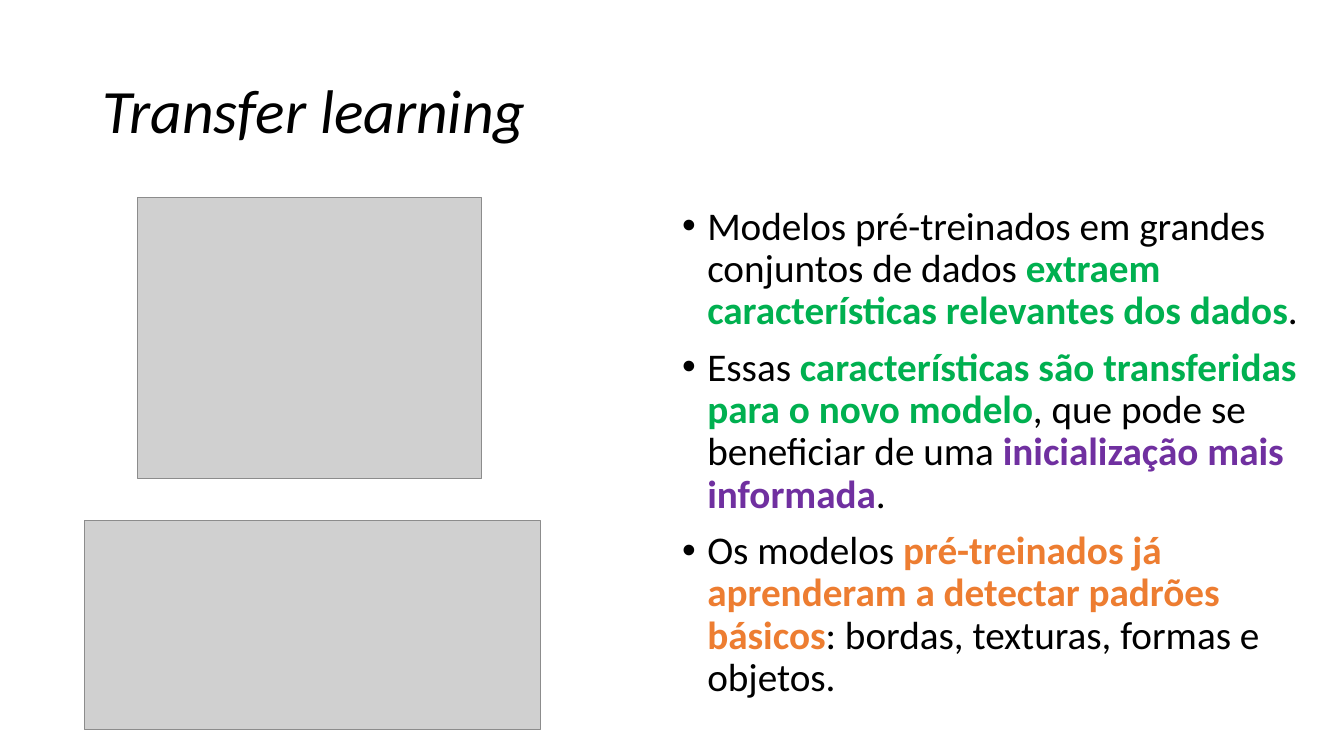
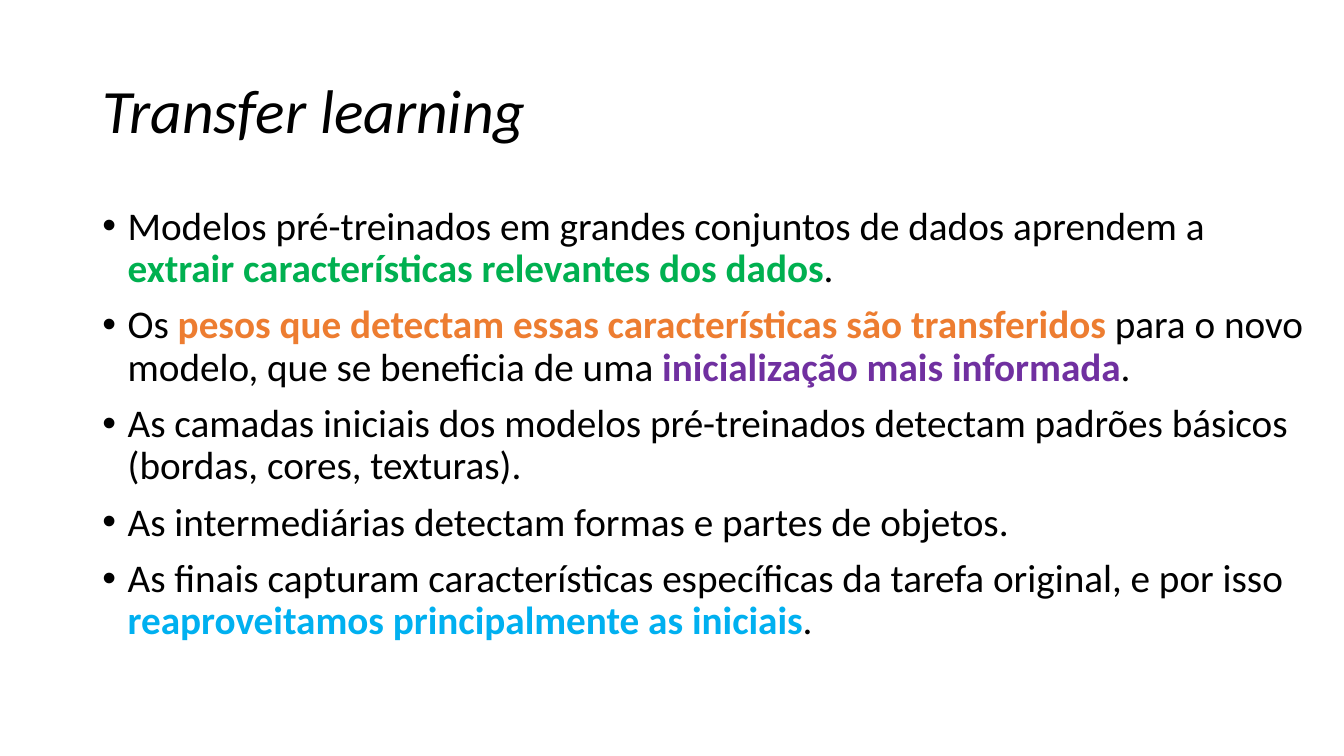
Before and after one commit to zz4fap/c24_inteligencia_artificial, a slide deck: slide 82 of slides/C24_CNN.pptx (slide 76 before the commit). Drawn at 1344x756 pixels with LibreOffice and Linux fonts; fonts in the diff are those of the drawing; grey boxes stand for pictures. Boxes give left, top, right and bottom in pixels: in the first picture for what was removed or moved away, otherwise in the second. Text is boxed around its words. In the diff, an @@ line names an element or a change of style, - is before the commit and + after.

Commit message:
update of slides

```diff
--- a/slides/C24_CNN.pptx
+++ b/slides/C24_CNN.pptx
@@ picture removed at <box>138,198,482,480</box> @@
@@ text at <box>128,212,1303,640</box>: text changed; bold off @@
-• Modelos pré-treinados em grandes conjuntos de dados extraem características relevantes dos dados.
-• Essas características são transferidas para o novo modelo, que pode se beneficiar de uma inicialização mais informada.
-• Os modelos pré-treinados já aprenderam a detectar padrões básicos: bordas, texturas, formas e objetos.
+• Modelos pré-treinados em grandes conjuntos de dados aprendem a extrair características relevantes dos dados.
+• Os pesos que detectam essas características são transferidos para o novo modelo, que se beneficia de uma inicialização mais informada.
+• As camadas iniciais dos modelos pré-treinados detectam padrões básicos (bordas, cores, texturas).
+• As intermediárias detectam formas e partes de objetos.
+• As finais capturam características específicas da tarefa original, e por isso reaproveitamos principalmente as iniciais.
@@ picture removed at <box>85,520,541,730</box> @@
```
Also in this commit, not shown: 14 other slides changed, 3 slides added, 1 slide removed.
